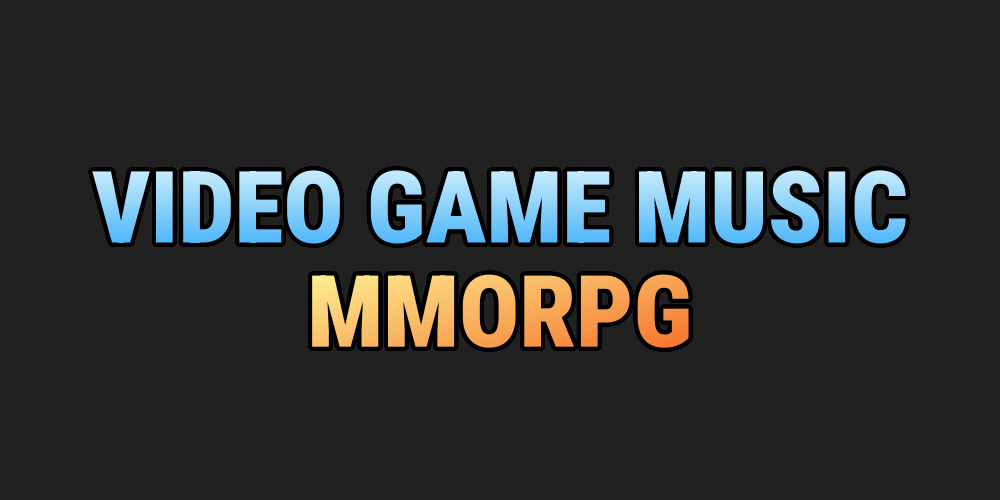
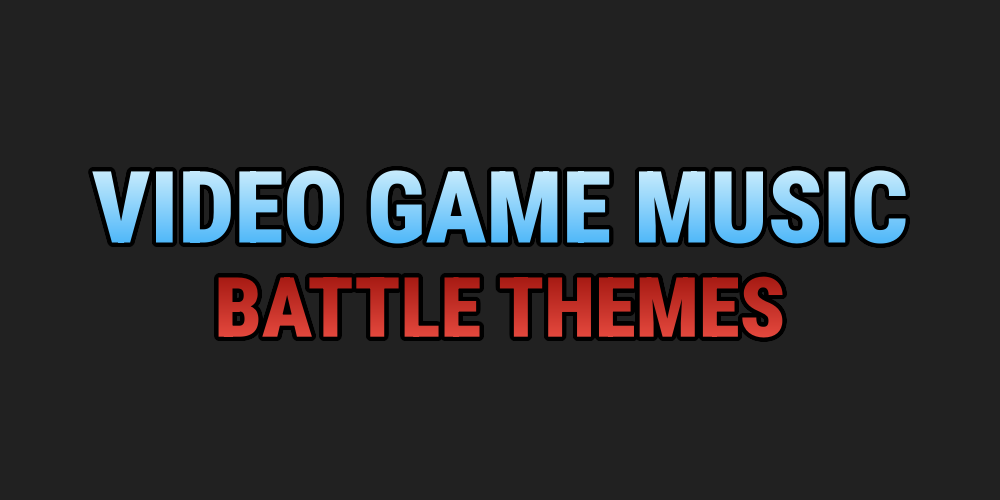
The second 1000x500 image is a revision of the first. Changes to its layers:
pixels changed over (214, 270, 787, 352) (layer not identified)